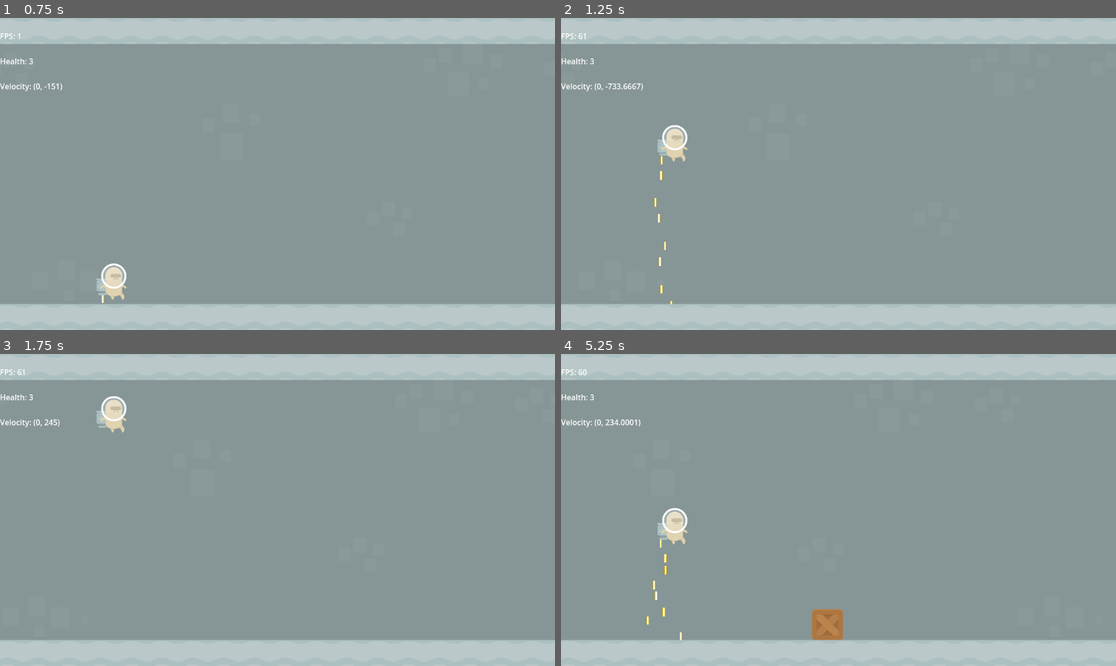
Above: before the commit, frames 1-4 (two rows, left to right).
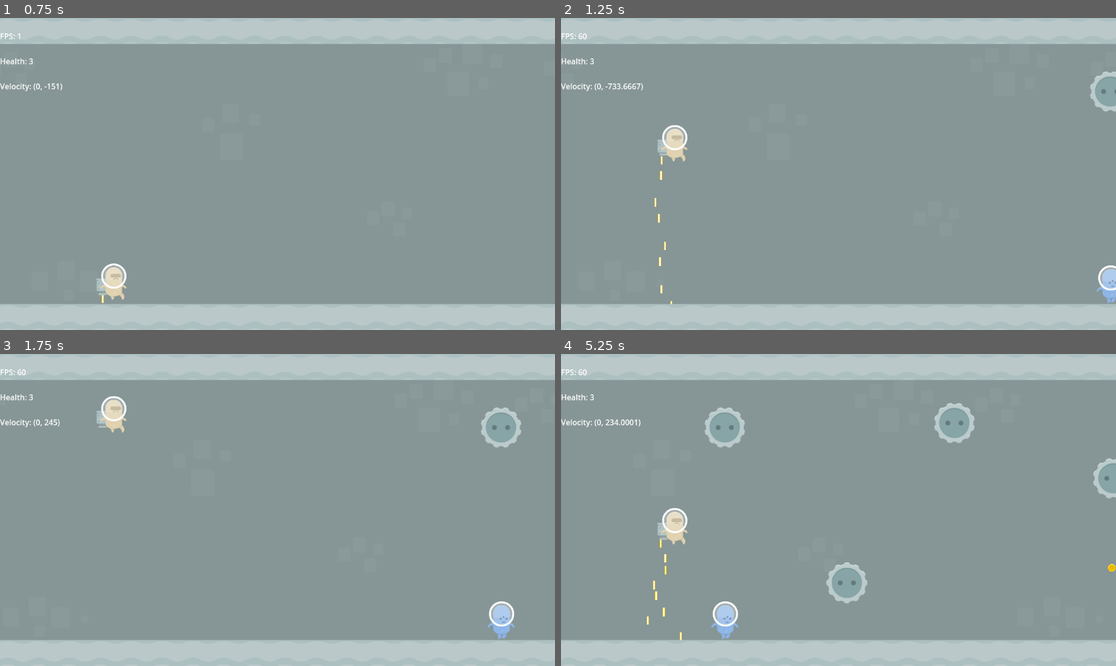
Above: after the commit, the same moments.

Repository: elcosas/Jetpack-Joyride
Game: Godot game, scene res://scenes/level.tscn
The game is run twice, just before and just after one commit, with the same random seed, the same clock (stepped at 60 frames per second) and the same inputs.
Inputs:
- Up to frame 1 (0.75 s): hold W (hover) from 0.53 s (still down)
- Up to frame 2 (1.25 s): keep holding W (hover)
- Up to frame 3 (1.75 s): release W (hover) at 1.28 s; tap W (hover) at 1.35 s
- Up to frame 4 (5.25 s): hold W (hover) 2.03-2.78 s; tap W (hover) at 2.85, 4.35 s; hold W (hover) 3.53-4.28 s; hold W (hover) from 5.03 s (still down)

Frame 1 is identical in both runs. In frame 2, 0.5% of the frame differs, in the area x 3-100%, y 4-92%; in frame 3, 0.7%; in frame 4, 2.1%, in the area x 25-100%, y 15-92%.

Commit message:
setup factory spawners{

Diff:
--- a/src/project.godot
+++ b/src/project.godot
@@ -36,3 +36,4 @@
 2d_physics/layer_2="Player"
 2d_physics/layer_3="Destructible"
 2d_physics/layer_4="Obstacle"
+2d_physics/layer_5="Box"
--- /dev/null
+++ b/src/scenes/actors/box_cluster.tscn
@@ -0,0 +1,14 @@
+[gd_scene load_steps=2 format=3 uid="uid://cdv120is8i4lr"]
+
+[ext_resource type="PackedScene" uid="uid://yle6s1ixghhn" path="res://scenes/actors/wood_box.tscn" id="1_pctnq"]
+
+[node name="Box Cluster" type="Node2D"]
+
+[node name="Wood Box" parent="." instance=ExtResource("1_pctnq")]
+position = Vector2(-35, 0)
+
+[node name="Wood Box2" parent="." instance=ExtResource("1_pctnq")]
+position = Vector2(35, 0)
+
+[node name="Wood Box3" parent="." instance=ExtResource("1_pctnq")]
+position = Vector2(0, -65)
--- /dev/null
+++ b/src/scenes/actors/coin_cluster.tscn
@@ -0,0 +1,19 @@
+[gd_scene load_steps=2 format=3 uid="uid://guace5sox5xu"]
+
+[ext_resource type="PackedScene" uid="uid://bfa20xakv62ko" path="res://scenes/actors/coin.tscn" id="1_g7yxe"]
+
+[node name="Coin Cluster" type="Node2D"]
+
+[node name="Coin" parent="." instance=ExtResource("1_g7yxe")]
+
+[node name="Coin2" parent="." instance=ExtResource("1_g7yxe")]
+position = Vector2(50, 0)
+
+[node name="Coin3" parent="." instance=ExtResource("1_g7yxe")]
+position = Vector2(100, 0)
+
+[node name="Coin4" parent="." instance=ExtResource("1_g7yxe")]
+position = Vector2(150, 0)
+
+[node name="Coin5" parent="." instance=ExtResource("1_g7yxe")]
+position = Vector2(200, 0)
--- a/src/scenes/actors/evil_alien.tscn
+++ b/src/scenes/actors/evil_alien.tscn
@@ -53,6 +53,7 @@
 }
 
 [node name="Evil Alien" type="CharacterBody2D"]
+z_index = -1
 collision_layer = 4
 script = ExtResource("1_gdqc6")
 metadata/_edit_group_ = true
--- a/src/scenes/actors/player.tscn
+++ b/src/scenes/actors/player.tscn
@@ -102,6 +102,7 @@
 }
 
 [node name="Player" type="CharacterBody2D"]
+z_index = 1
 collision_layer = 2
 script = ExtResource("1_tojov")
 metadata/_edit_group_ = true
@@ -115,14 +116,15 @@
 frame = 2
 
 [node name="GunPack" type="Sprite2D" parent="."]
-z_index = -1
+show_behind_parent = true
 position = Vector2(-22.5, 5)
 scale = Vector2(0.5, 0.5)
 texture = ExtResource("3_aen0n")
 hframes = 2
 
 [node name="GPUParticles2D" type="GPUParticles2D" parent="GunPack"]
-z_index = -2
+show_behind_parent = true
+z_index = -3
 emitting = false
 amount = 32
 process_material = ExtResource("4_uwr3c")
--- a/src/scenes/actors/wood_box.tscn
+++ b/src/scenes/actors/wood_box.tscn
@@ -14,7 +14,10 @@
 size = Vector2(64, 64)
 
 [node name="Wood Box" type="CharacterBody2D"]
-collision_layer = 4
+modulate = Color(0.690196, 0.690196, 0.690196, 1)
+z_index = -2
+collision_layer = 16
+collision_mask = 17
 script = ExtResource("1_ye1yf")
 metadata/_edit_group_ = true
 
--- a/src/scenes/level.tscn
+++ b/src/scenes/level.tscn
@@ -1,11 +1,15 @@
-[gd_scene load_steps=7 format=3 uid="uid://cygpcaplne4en"]
+[gd_scene load_steps=11 format=3 uid="uid://cygpcaplne4en"]
 
 [ext_resource type="Script" path="res://scripts/utilities/debug_menu.gd" id="1_riomf"]
 [ext_resource type="PackedScene" uid="uid://m2c2k0fn0xx3" path="res://scenes/actors/player.tscn" id="2_vu5gy"]
 [ext_resource type="PackedScene" uid="uid://cfpf44dww2w2r" path="res://scenes/enviornment/parallax_background.tscn" id="2_w7ywk"]
 [ext_resource type="PackedScene" uid="uid://dy1dnuaxc6kul" path="res://scenes/enviornment/wall.tscn" id="3_iopyh"]
 [ext_resource type="Script" path="res://scripts/factory.gd" id="5_7a3e2"]
-[ext_resource type="PackedScene" uid="uid://yle6s1ixghhn" path="res://scenes/actors/wood_box.tscn" id="10_rlavl"]
+[ext_resource type="PackedScene" uid="uid://guace5sox5xu" path="res://scenes/actors/coin_cluster.tscn" id="6_lwgjq"]
+[ext_resource type="PackedScene" uid="uid://cdv120is8i4lr" path="res://scenes/actors/box_cluster.tscn" id="7_ee5n3"]
+[ext_resource type="PackedScene" uid="uid://cjpswqun54m6v" path="res://scenes/actors/saw_blade.tscn" id="8_hhkhu"]
+[ext_resource type="PackedScene" uid="uid://c8u0f7u7kvm2q" path="res://scenes/actors/fly.tscn" id="9_ekyjb"]
+[ext_resource type="PackedScene" uid="uid://47ifsyl4fupn" path="res://scenes/actors/evil_alien.tscn" id="10_pdjri"]
 
 [node name="Level" type="Node2D"]
 
@@ -25,8 +29,37 @@
 [node name="Player" parent="." instance=ExtResource("2_vu5gy")]
 position = Vector2(235, 354)
 
-[node name="BoxFactory" type="Node2D" parent="."]
-position = Vector2(1200, 550)
+[node name="Factories" type="Node2D" parent="."]
+position = Vector2(1190, 540)
+
+[node name="CoinFactory" type="Node2D" parent="Factories"]
 script = ExtResource("5_7a3e2")
-object = ExtResource("10_rlavl")
-random_delay = 7.0
+object = ExtResource("6_lwgjq")
+height_randomness = -450.0
+spawn_time = 5.0
+random_delay = 30.0
+
+[node name="BoxFactory" type="Node2D" parent="Factories"]
+script = ExtResource("5_7a3e2")
+object = ExtResource("7_ee5n3")
+spawn_time = 10.0
+random_delay = 30.0
+
+[node name="SawFactory" type="Node2D" parent="Factories"]
+script = ExtResource("5_7a3e2")
+object = ExtResource("8_hhkhu")
+height_randomness = -450.0
+spawn_time = 1.0
+random_delay = 2.0
+
+[node name="FlyFactory" type="Node2D" parent="Factories"]
+script = ExtResource("5_7a3e2")
+object = ExtResource("9_ekyjb")
+spawn_time = 8.0
+random_delay = 12.0
+
+[node name="AlienFactory" type="Node2D" parent="Factories"]
+script = ExtResource("5_7a3e2")
+object = ExtResource("10_pdjri")
+spawn_time = 1.0
+random_delay = 14.0
--- a/src/scripts/actor.gd
+++ b/src/scripts/actor.gd
@@ -14,7 +14,7 @@
 	velocity.x = -movement_speed_factor
 	move_and_slide()
 	# if the actors goes past the left screen, free them
-	if position.x < -50.0:
+	if global_position.x < -50.0:
 		queue_free()
 
 
